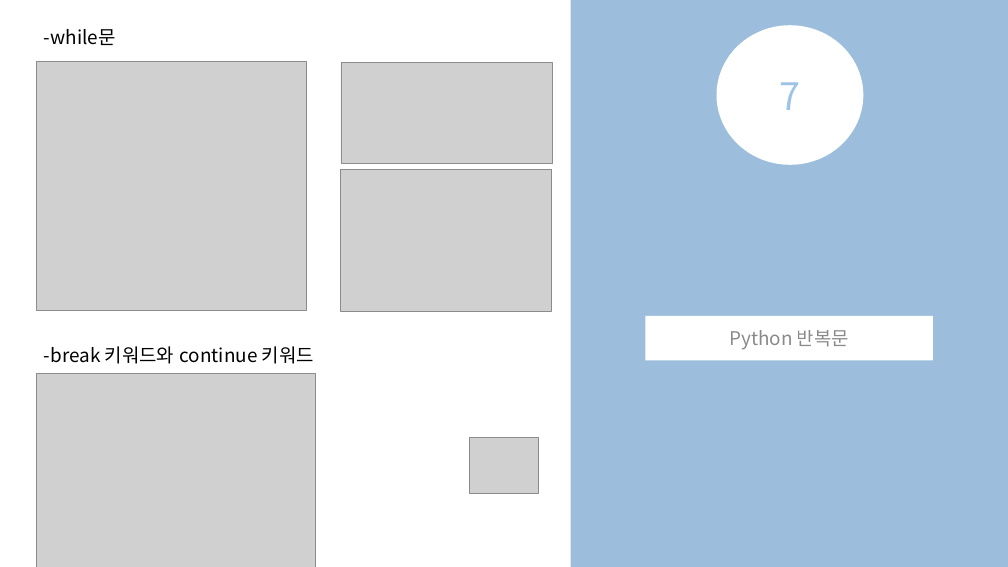
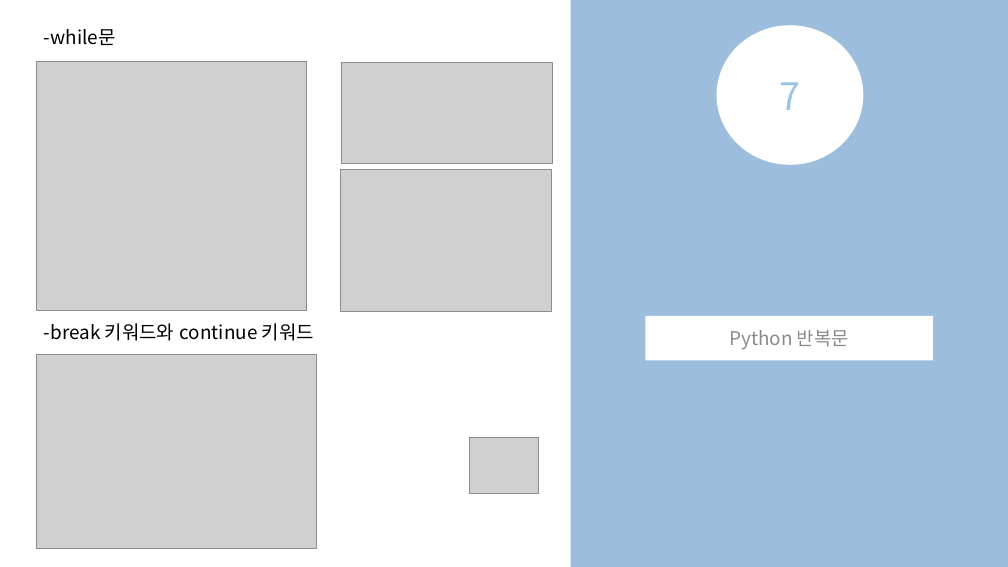
Before and after one commit to JangHongJoon/python_ppt, a slide deck: slide 12 of 파이썬_세미나_ppt_완료.pptx. Drawn at 1008x567 pixels with LibreOffice and Linux fonts; fonts in the diff are those of the drawing; grey boxes stand for pictures. Boxes give left, top, right and bottom in pixels: in the first picture for what was removed or moved away, otherwise in the second. Text is boxed around its words. In the diff, an @@ line names an element or a change of style, - is before the commit and + after.

```diff
--- a/파이썬_세미나_ppt_완료.pptx
+++ b/파이썬_세미나_ppt_완료.pptx
@@ text "-while문" rewrapped from <box>44,29,314,364</box> to <box>44,29,314,341</box> @@
@@ picture: place and size @@
-picture at <box>36,374,316,567</box>
+picture at <box>36,355,316,548</box>
```
Also in this commit, not shown: 1 other slide changed, 1 other file.
